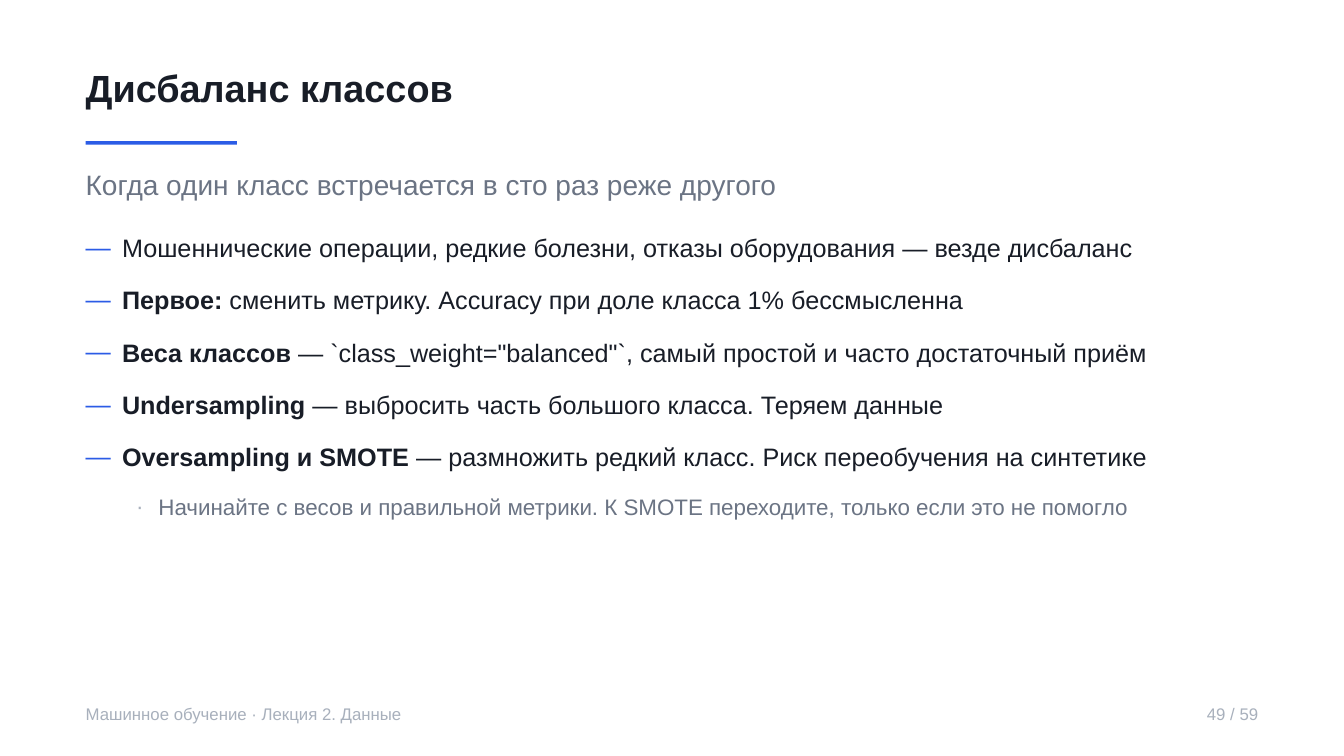
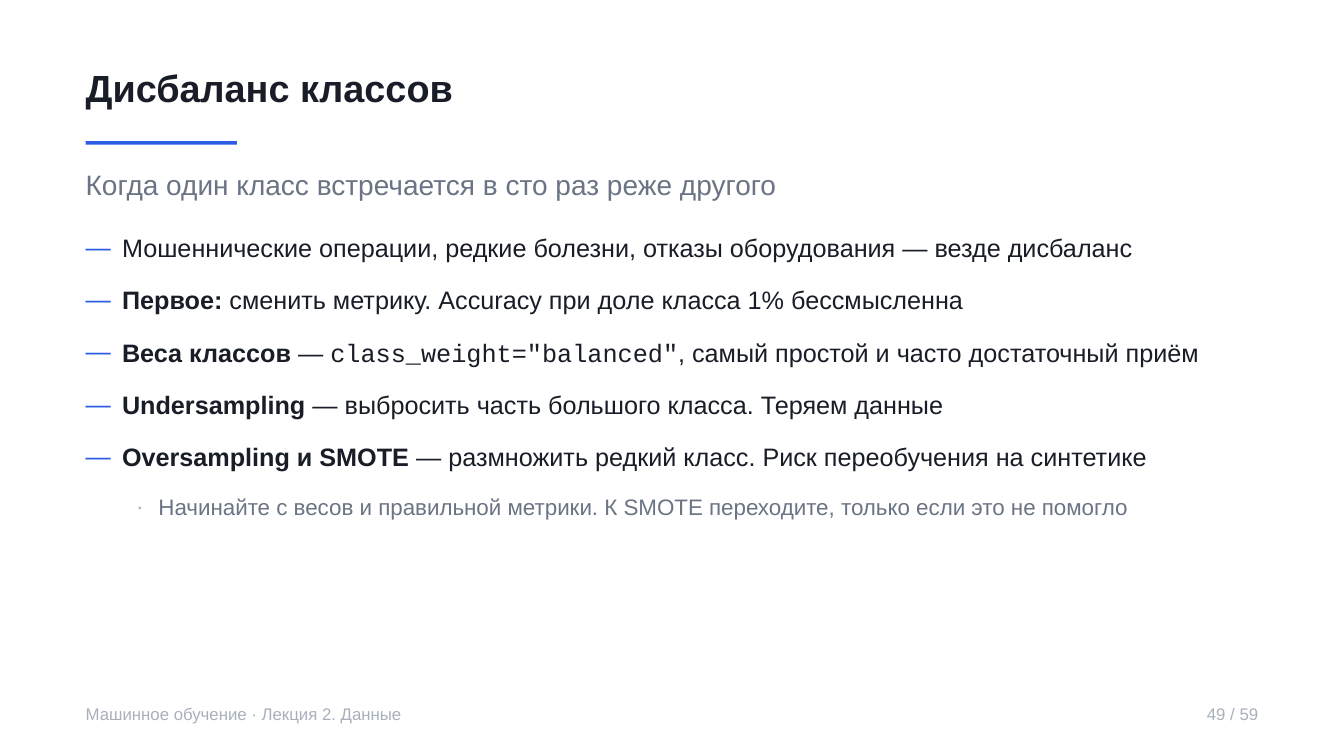
Before and after one commit to rustam-azimov/ml-course-spbu, a slide deck: slide 49 of lectures/lecture02.pptx. Drawn at 1344x756 pixels with LibreOffice and Linux fonts; fonts in the diff are those of the drawing. Boxes give left, top, right and bottom in pixels: in the first picture for what was removed or moved away, otherwise in the second. Text is boxed around its words. In the diff, an @@ line names an element or a change of style, - is before the commit and + after.

```diff
--- a/lectures/lecture02.pptx
+++ b/lectures/lecture02.pptx
@@ text at (122, 343, 1199, 368): text changed @@
-— Веса классов — `class_weight="balanced"`, самый простой и часто достаточный приём
+— Веса классов — class_weight="balanced", самый простой и часто достаточный приём
```
Also in this commit, not shown: 3 other slides changed, 3 other files.
